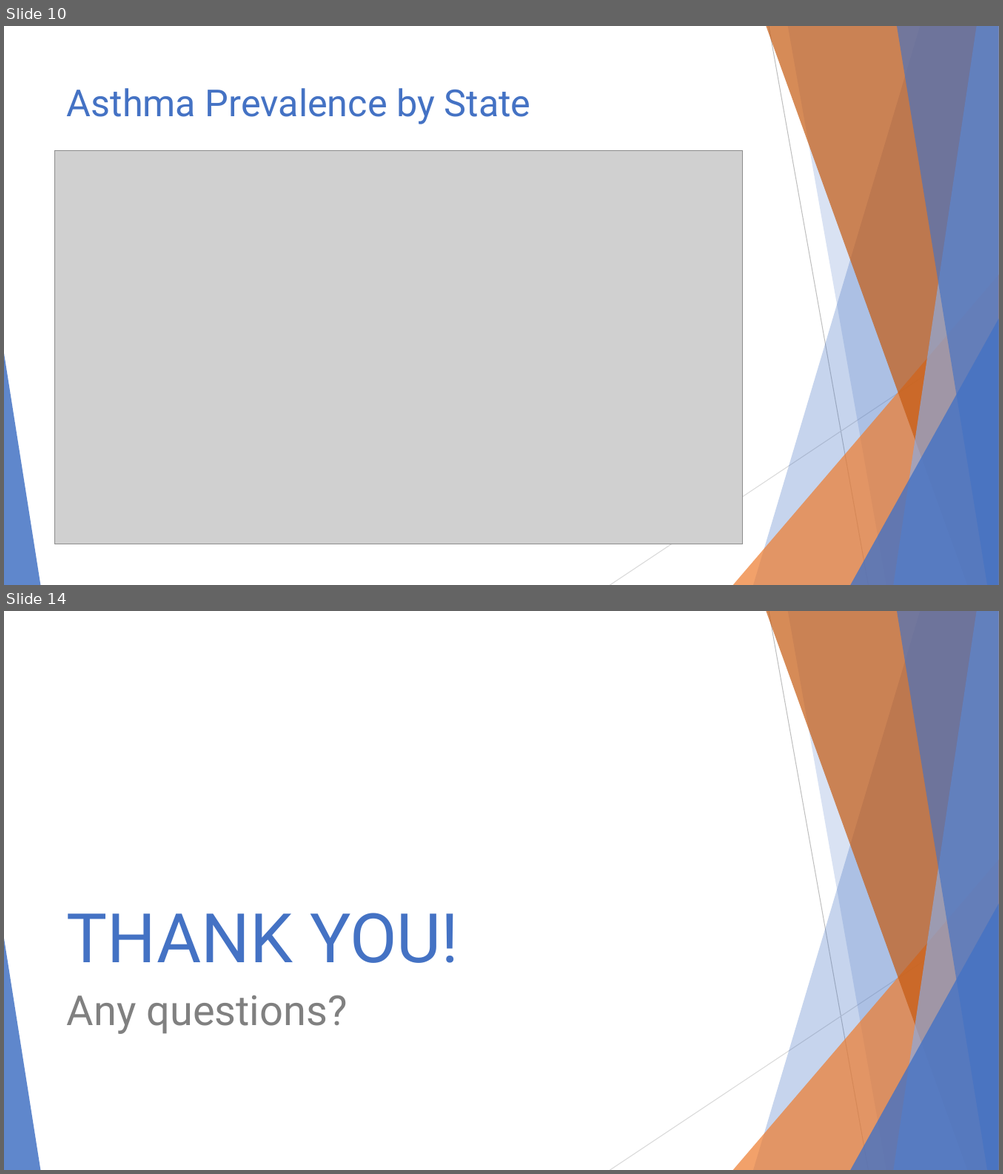
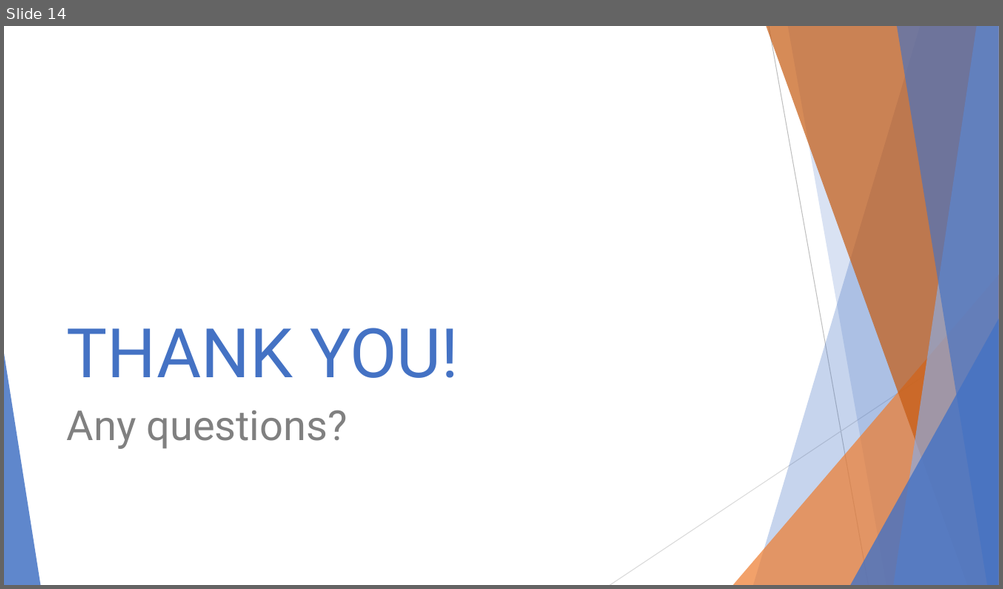
Before and after one commit to ghteds/healthproject, a slide deck: AdditionalResources/Air Quality and Asthma.pptx. Shown one above the other, each under a label of ours: slides 10 and 14 before the commit, slide 14 after it; the slides between them are not shown. The pictures are 1003x1174 and 1003x589 pixels, drawn with LibreOffice and Linux fonts; fonts in the diff are those of the drawing; grey boxes stand for pictures. Boxes give left, top, right and bottom in pixels: in the first picture for what was removed or moved away, otherwise in the second. Text is boxed around its words. In the diff, an @@ line names an element or a change of style, - is before the commit and + after.

```diff
--- a/AdditionalResources/Air Quality and Asthma.pptx
+++ b/AdditionalResources/Air Quality and Asthma.pptx
@@ slide 10 removed at box(4, 26, 999, 585), background #FFFFFF; not listed: 10 template elements that a slide beside it also shows @@
@@ title removed at box(67, 88, 531, 124) @@
-Asthma Prevalence by State
@@ picture removed at box(55, 150, 743, 545) @@
```
Also in this commit, not shown: 9 slides changed, 4 slides added, 3 other slides removed.
